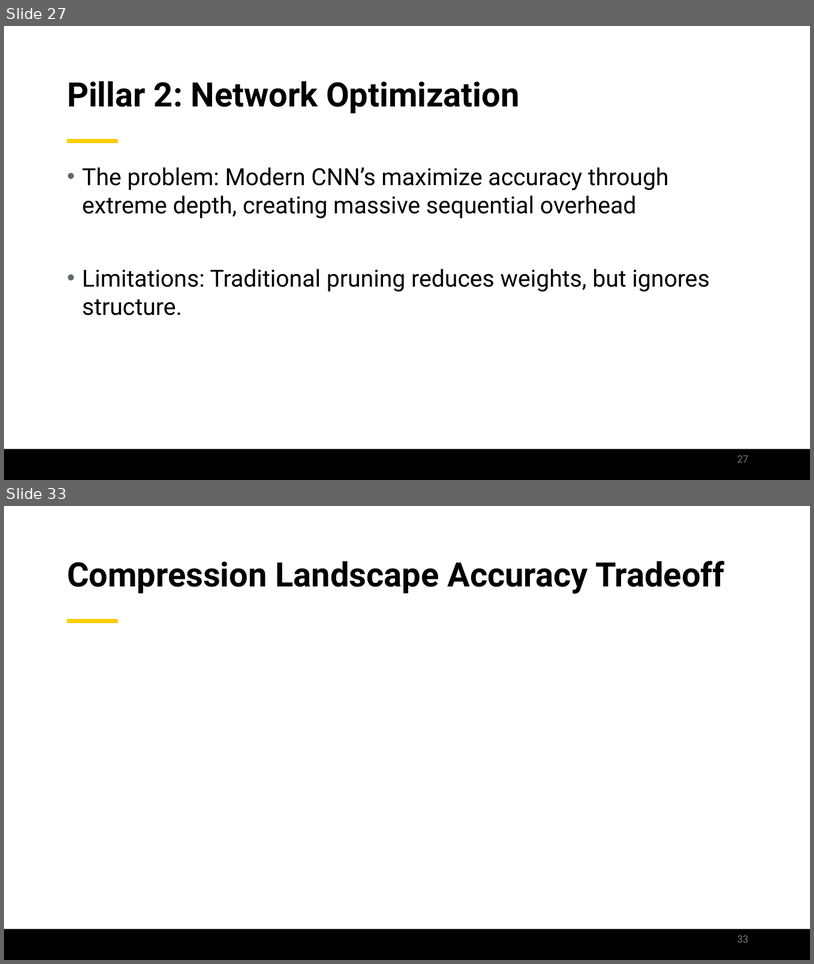
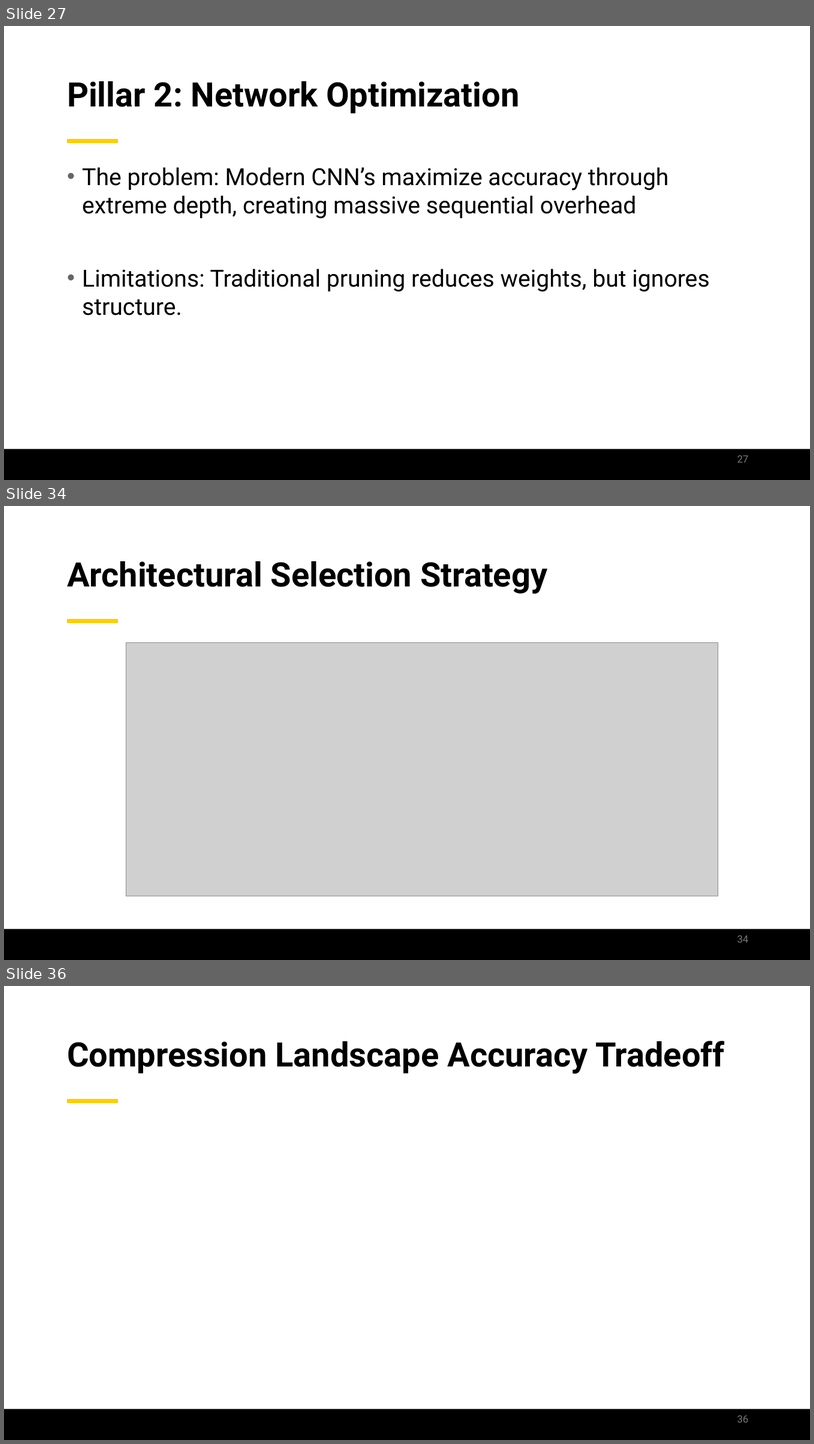
Before and after one commit to jamilgafur/Presentation, a slide deck: Presentation.pptx. Shown one above the other, each under a label of ours: slides 27 and 33 before the commit, slides 27, 34 and 36 after it; the slides between them are not shown. The pictures are 814x964 and 814x1444 pixels, drawn with LibreOffice and Linux fonts; fonts in the diff are those of the drawing; grey boxes stand for pictures; background and template pictures are left out. Boxes give left, top, right and bottom in pixels: in the first picture for what was removed or moved away, otherwise in the second. Text is boxed around its words. In the diff, an @@ line names an element or a change of style, - is before the commit and + after.

```diff
--- a/Presentation.pptx
+++ b/Presentation.pptx
@@ slide 34 added at [4,506,810,960], background #FFFFFF; not listed: 2 template elements that a slide beside it also shows @@
@@ title added at [67,561,548,594], 40 pt, text #000000, bold @@
+Architectural Selection Strategy
@@ picture added at [126,642,719,895] @@
@@ page number added at [738,935,749,942], 12 pt, text #797979 @@
+34
@@ what was slide 33 is now slide 36 @@
@@ page number at [738,1415,749,1422]: text changed @@
-33
+36
```
Also in this commit, not shown: 6 slides changed, 2 other slides added.
